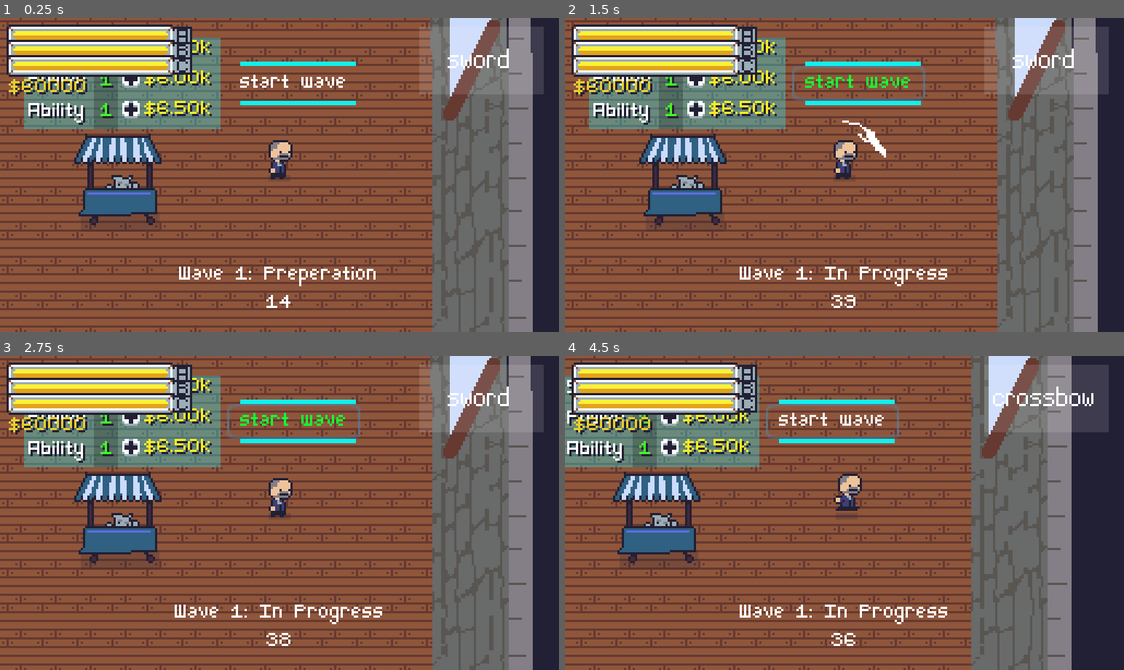
Above: before the commit, frames 1-4 (two rows, left to right).
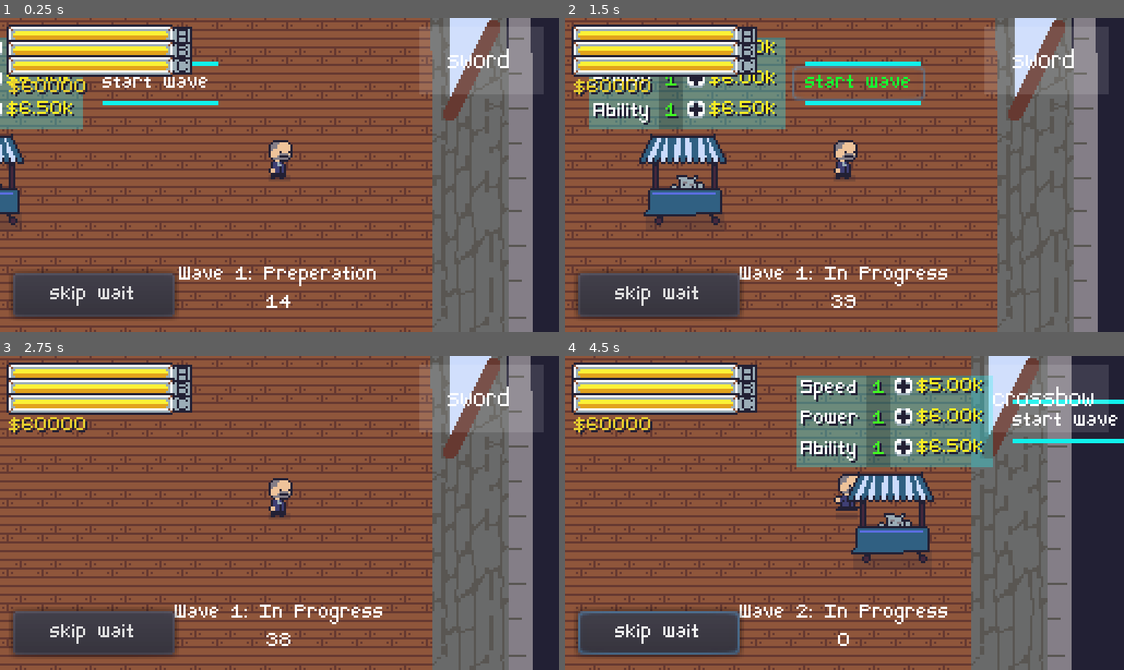
Above: after the commit, the same moments.

Repository: jiink/treasury-trouble
Game: Godot game, scene res://treasury.tscn
Same seed, same stepped clock (60 frames per second), same inputs: the game is played once before the commit and once after it.
Inputs (mouse positions are in pixels of both pictures, inside the frame that each line leads up to):
- Up to frame 1 (0.25 s): no input
- Up to frame 2 (1.5 s): click (693, 49) at 0.52 s; click "start wave" at 1.25 s
- Up to frame 3 (2.75 s): click "start wave" at 2 s
- Up to frame 4 (4.5 s): click (660, 632) at 2.75 s, where only the run after the commit has a clickable "skip wait"; click (660, 632) at 3.5 s, where only the run after the commit has a clickable "skip wait"; move the mouse to (967, 497) at 4.27 s; hold D (right) from 4.28 s (still down); tap Space (a) at 4.35 s

The runs differ from the first frame. In frame 1, 15% of the frame differs, in the area x 0-64%, y 6-96%; in frame 2, 4.7%; in frame 3, 15%; in frame 4, 27%, in the area x 0-100%, y 6-96%.

Commit message:
more

Diff:
--- /dev/null
+++ b/Button.gd
@@ -0,0 +1,13 @@
+extends Button
+
+# Declare member variables here. Examples:
+# var a = 2
+# var b = "text"
+
+# Called when the node enters the scene tree for the first time.
+func _ready():
+	pass # Replace with function body.
+
+# Called every frame. 'delta' is the elapsed time since the previous frame.
+#func _process(delta):
+#	pass
--- a/battle_manager.gd
+++ b/battle_manager.gd
@@ -8,6 +8,7 @@
 onready var wave_info = get_node("../hud/wave_info")
 onready var wave_timer = get_node("../wave_timer")
 
+onready var shop = get_node("../sort/shopcart")
 
 
 
@@ -37,9 +38,7 @@
 
 	wave_info.text = "Wave %s: %s\n%s" % [wave, state_s, int(wave_timer.time_left)]
 	if state == START_PREP:
-
-
-
+		shop.roll_in()
 		wave_timer.start(preptime)
 		state = PREP
 
@@ -47,11 +46,15 @@
 func timer_end():
 	if state == PREP:
 		state = IN_PROGRESS
+
+		shop.roll_out()
+
 		wave_timer.start(wavetime)
 		$spawn_timer.start(1)
 
 	elif state == IN_PROGRESS:
 		state = PREP
+		shop.roll_in()
 		wave += 1
 		wave_timer.start(preptime)
 
--- a/foes/thief.gd
+++ b/foes/thief.gd
@@ -29,6 +29,8 @@
 	$grab_zone/grab_timer.connect("timeout", self, "grab_timer_timeout")
 	target = find_goldpot("random")
 
+	speed = 40 + get_node("../../../battle_manager").wave * 2
+
 func _process(delta):
 	if state == STOPPED:
 		pass
@@ -52,18 +54,26 @@
 		move_and_slide(knockbackdir * knockbackspeed)
 
 func find_goldpot(mode = "nearest"):
-	if mode == "nearest":
-		# nearest one
-		var goldpots = get_tree().get_nodes_in_group("goldpots")
-		var nearest_goldpot = goldpots[0]
-		for goldpot in goldpots:
-			if goldpot.global_position.distance_to(global_position) < nearest_goldpot.global_position.distance_to(global_position):
-				if goldpot.money > 0:
-					nearest_goldpot = goldpot
+	var goldpots = []
+	for pot in get_tree().get_nodes_in_group("goldpots"):
+		if pot.money > 0:
+			goldpots.append(pot)
 
-		return nearest_goldpot
-	elif mode == "random":
-		return get_tree().get_nodes_in_group("goldpots")[int(randf()*3)]
+	if goldpots.size() > 0:
+		if mode == "nearest":
+			# nearest one
+			#var goldpots = get_tree().get_nodes_in_group("goldpots")
+			var nearest_goldpot = goldpots[0]
+			for goldpot in goldpots:
+				if goldpot.global_position.distance_to(global_position) < nearest_goldpot.global_position.distance_to(global_position):
+					if goldpot.money > 0:
+						nearest_goldpot = goldpot
+
+			return nearest_goldpot
+		elif mode == "random":
+			var index = int(randf()*3)
+			print(index)
+			return get_tree().get_nodes_in_group("goldpots")[index]
 
 func on_body_enter(body):
 	if body.get_node("..").is_in_group("goldpots"):
@@ -74,7 +84,7 @@
 		state = CHASING
 
 func grab_timer_timeout():
-	target.remove_money(randi() % 100 + 69)
+	target.remove_money(int(randi() % 100) + 69)
 
 	if target.money <= 0:
 		target = find_goldpot()
--- a/foes/thief.tscn
+++ b/foes/thief.tscn
@@ -11,6 +11,7 @@
 [node name="thief" type="KinematicBody2D" groups=[
 "foes",
 ]]
+collision_layer = 0
 script = ExtResource( 1 )
 
 [node name="ColorRect" type="ColorRect" parent="."]
--- a/hud.tscn
+++ b/hud.tscn
@@ -7,6 +7,7 @@
 [ext_resource path="res://moneyguagefilling.png" type="Texture" id=5]
 [ext_resource path="res://player/guage.gd" type="Script" id=6]
 [ext_resource path="res://total.gd" type="Script" id=7]
+[ext_resource path="res://skip_wait_btn.gd" type="Script" id=8]
 
 [node name="hud" type="CanvasLayer"]
 
@@ -109,3 +110,12 @@
 text = "$000000"
 autowrap = true
 script = ExtResource( 7 )
+
+[node name="skip_wait_btn" type="Button" parent="."]
+margin_left = 6.0
+margin_top = 117.0
+margin_right = 80.0
+margin_bottom = 137.0
+custom_fonts/font = ExtResource( 3 )
+text = "skip wait"
+script = ExtResource( 8 )
--- a/player/player.gd
+++ b/player/player.gd
@@ -31,12 +31,14 @@
 	if Input.is_action_just_released("primary"):
 		if weapon == "sword" and $sweep_box/timer.is_stopped():
 			attack_melee()
-			$sweep_box/timer.start(swing_delay)
+			$sweep_box/timer.start(wep_spd)
 
 func attack_melee():
 	$sweep_box.wake(damage, wep_pow)
 
 func update_wepstats():
-	wep_pow = pow_lvl * 100.0
+	wep_pow = sqrt(pow_lvl) * 100.0
 	wep_spd = 1 - spd_lvl * 0.1
 	wep_abl = abl_lvl
+
+	$sweep_box/area/CollisionShape2D.scale = Vector2(1 + wep_abl * 0.1, 1 + wep_abl * 0.2)
--- a/player/player.tscn
+++ b/player/player.tscn
@@ -7,12 +7,12 @@
 [ext_resource path="res://player/sprites/ceo_run_frontleft1.png" type="Texture" id=5]
 [ext_resource path="res://player/sprites/ceo_run_frontleft2.png" type="Texture" id=6]
 [ext_resource path="res://player/sprites/ceo_run_frontleft3.png" type="Texture" id=7]
-[ext_resource path="res://player/sprites/ceo_run_backleft1.png" type="Texture" id=8]
-[ext_resource path="res://player/sprites/ceo_run_backleft2.png" type="Texture" id=9]
-[ext_resource path="res://player/sprites/ceo_run_backleft3.png" type="Texture" id=10]
-[ext_resource path="res://player/sprites/ceo_run_backright1.png" type="Texture" id=11]
-[ext_resource path="res://player/sprites/ceo_run_backright2.png" type="Texture" id=12]
-[ext_resource path="res://player/sprites/ceo_run_backright3.png" type="Texture" id=13]
+[ext_resource path="res://player/sprites/ceo_run_backright1.png" type="Texture" id=8]
+[ext_resource path="res://player/sprites/ceo_run_backright2.png" type="Texture" id=9]
+[ext_resource path="res://player/sprites/ceo_run_backright3.png" type="Texture" id=10]
+[ext_resource path="res://player/sprites/ceo_run_backleft1.png" type="Texture" id=11]
+[ext_resource path="res://player/sprites/ceo_run_backleft2.png" type="Texture" id=12]
+[ext_resource path="res://player/sprites/ceo_run_backleft3.png" type="Texture" id=13]
 [ext_resource path="res://player/movement.gd" type="Script" id=14]
 [ext_resource path="res://player/sweep_box.gd" type="Script" id=15]
 [ext_resource path="res://player/sprites/sweep4.png" type="Texture" id=16]
@@ -34,12 +34,12 @@
 }, {
 "frames": [ ExtResource( 8 ), ExtResource( 9 ), ExtResource( 10 ) ],
 "loop": true,
-"name": "backleft",
+"name": "backright",
 "speed": 10.0
 }, {
 "frames": [ ExtResource( 11 ), ExtResource( 12 ), ExtResource( 13 ) ],
 "loop": true,
-"name": "backright",
+"name": "backleft",
 "speed": 10.0
 } ]
 
@@ -96,7 +96,6 @@
 color = Color( 0.705882, 0.188235, 0.188235, 0.576471 )
 
 [node name="area" type="Area2D" parent="sweep_box"]
-visible = false
 position = Vector2( 22.1, 0 )
 __meta__ = {
 "_edit_group_": true
@@ -106,12 +105,12 @@
 position = Vector2( -4, 0 )
 shape = SubResource( 3 )
 
+[node name="sprite" type="AnimatedSprite" parent="sweep_box/area/CollisionShape2D"]
+position = Vector2( 2.9, -3 )
+frames = SubResource( 4 )
+frame = 4
+
 [node name="timer" type="Timer" parent="sweep_box"]
 wait_time = 0.3
 one_shot = true
-
-[node name="sprite" type="AnimatedSprite" parent="sweep_box"]
-position = Vector2( 21, -3 )
-frames = SubResource( 4 )
-frame = 4
 [connection signal="timeout" from="sweep_box/timer" to="sweep_box" method="_on_timer_timeout"]
--- a/player/sweep_box.gd
+++ b/player/sweep_box.gd
@@ -1,10 +1,13 @@
 extends Node2D
 
+onready var sprite = get_node("area/CollisionShape2D/sprite")
+
 func _ready():
-	visible = false
+#	visible = false
+	pass
 
 func wake(damage, power):
-	visible = true
+#	visible = true
 	look_at(get_global_mouse_position())
 
 #	$area.monitoring = true
@@ -19,10 +22,11 @@
 			var p = $".."
 			body.be_knocked_back(power, p.position)
 
-	$sprite.frame = 0
-	$sprite.playing = true
+	sprite.frame = 0
+	sprite.playing = true
 
 func _on_timer_timeout():
 #	$area.monitoring = false
 #	$area.monitorable = false
-	visible = false
+#	visible = false
+	pass
--- /dev/null
+++ b/room/shop/shopcart.gd
@@ -0,0 +1,7 @@
+extends Node2D
+
+func roll_in():
+	$AnimationPlayer.play("roll_in")
+
+func roll_out():
+	$AnimationPlayer.play("roll_out")
--- a/room/shop/shopcart.tscn
+++ b/room/shop/shopcart.tscn
@@ -1,50 +1,53 @@
-[gd_scene load_steps=10 format=2]
-
-[ext_resource path="res://room/shop/shop.png" type="Texture" id=1]
-[ext_resource path="res://fonts/little.tres" type="DynamicFont" id=2]
-[ext_resource path="res://room/shop/upgradebtn.png" type="Texture" id=3]
-[ext_resource path="res://room/shop/upgradebtnpush.png" type="Texture" id=4]
-[ext_resource path="res://room/shop/upgradebtn.gd" type="Script" id=5]
-[ext_resource path="res://room/shop/skip.gd" type="Script" id=6]
+[gd_scene load_steps=11 format=2]
+
+[ext_resource path="res://room/shop/shopcart.gd" type="Script" id=1]
+[ext_resource path="res://room/shop/shop.png" type="Texture" id=2]
+[ext_resource path="res://fonts/little.tres" type="DynamicFont" id=3]
+[ext_resource path="res://room/shop/upgradebtn.png" type="Texture" id=4]
+[ext_resource path="res://room/shop/upgradebtnpush.png" type="Texture" id=5]
+[ext_resource path="res://room/shop/upgradebtn.gd" type="Script" id=6]
+[ext_resource path="res://room/shop/skip.gd" type="Script" id=7]
 
 [sub_resource type="Animation" id=1]
 resource_name = "roll_in"
 tracks/0/type = "value"
-tracks/0/path = NodePath("sprite:position")
+tracks/0/path = NodePath(".:position")
 tracks/0/interp = 1
 tracks/0/loop_wrap = true
 tracks/0/imported = false
 tracks/0/enabled = true
 tracks/0/keys = {
 "times": PoolRealArray( 0, 1 ),
-"transitions": PoolRealArray( 0.183011, 1 ),
+"transitions": PoolRealArray( 0.170755, 1 ),
 "update": 0,
-"values": [ Vector2( -300, -15 ), Vector2( 0, -15 ) ]
+"values": [ Vector2( -300, 0 ), Vector2( 0, 0 ) ]
 }
 
 [sub_resource type="Animation" id=2]
 resource_name = "roll_out"
 tracks/0/type = "value"
-tracks/0/path = NodePath("sprite:position")
+tracks/0/path = NodePath(".:position")
 tracks/0/interp = 1
 tracks/0/loop_wrap = true
 tracks/0/imported = false
 tracks/0/enabled = true
 tracks/0/keys = {
 "times": PoolRealArray( 0, 1 ),
-"transitions": PoolRealArray( 3.24895, 1 ),
+"transitions": PoolRealArray( 5.65686, 1 ),
 "update": 0,
-"values": [ Vector2( 0, -15 ), Vector2( 300, -15 ) ]
+"values": [ Vector2( 0, 0 ), Vector2( 300, 0 ) ]
 }
 
 [sub_resource type="RectangleShape2D" id=3]
 extents = Vector2( 17, 4 )
 
 [node name="shopcart" type="Node2D"]
+position = Vector2( 300, 0 )
+script = ExtResource( 1 )
 
 [node name="sprite" type="Sprite" parent="."]
 position = Vector2( 0, -15 )
-texture = ExtResource( 1 )
+texture = ExtResource( 2 )
 
 [node name="ColorRect" type="ColorRect" parent="sprite"]
 show_behind_parent = true
--- a/room/shop/upgradebtn.gd
+++ b/room/shop/upgradebtn.gd
@@ -20,10 +20,19 @@
 	var lvl_var_name = "%s_lvl" % type
 	player.set(lvl_var_name, player.get(lvl_var_name) + 1)
 	player.update_wepstats()
+
+	var available_pots = []
+	for pot in get_tree().get_nodes_in_group("goldpots"):
+		if pot.money > 0:
+			available_pots.append(pot)
+
+	if available_pots.size() > 0:
+		var split_price = price / available_pots.size()
+		for pot in available_pots:
+			pot.remove_money(split_price)
+
 	num_tag.text = str(player.get(lvl_var_name))
-
 	update_price()
-
 
 func update_price():
 	match type:
--- /dev/null
+++ b/skip_wait_btn.gd
@@ -0,0 +1,7 @@
+extends Button
+
+func _ready():
+	connect("pressed", self, "on_press")
+
+func on_press():
+	get_owner().get_node("../wave_timer").start(0.1)
--- a/treasury.tscn
+++ b/treasury.tscn
@@ -33,8 +33,8 @@
 
 [node name="treasury" type="Node"]
 script = ExtResource( 1 )
-goldpot_a = NodePath("sort/goldpot")
-goldpot_b = NodePath("sort/goldpot2")
+goldpot_a = NodePath("sort/goldpot2")
+goldpot_b = NodePath("sort/goldpot")
 goldpot_c = NodePath("sort/goldpot3")
 
 [node name="battle_manager" type="Node" parent="."]
Not shown: 1 places in hud.tscn that only renumber resources
Not shown: 10 places in room/shop/shopcart.tscn that only renumber resources
